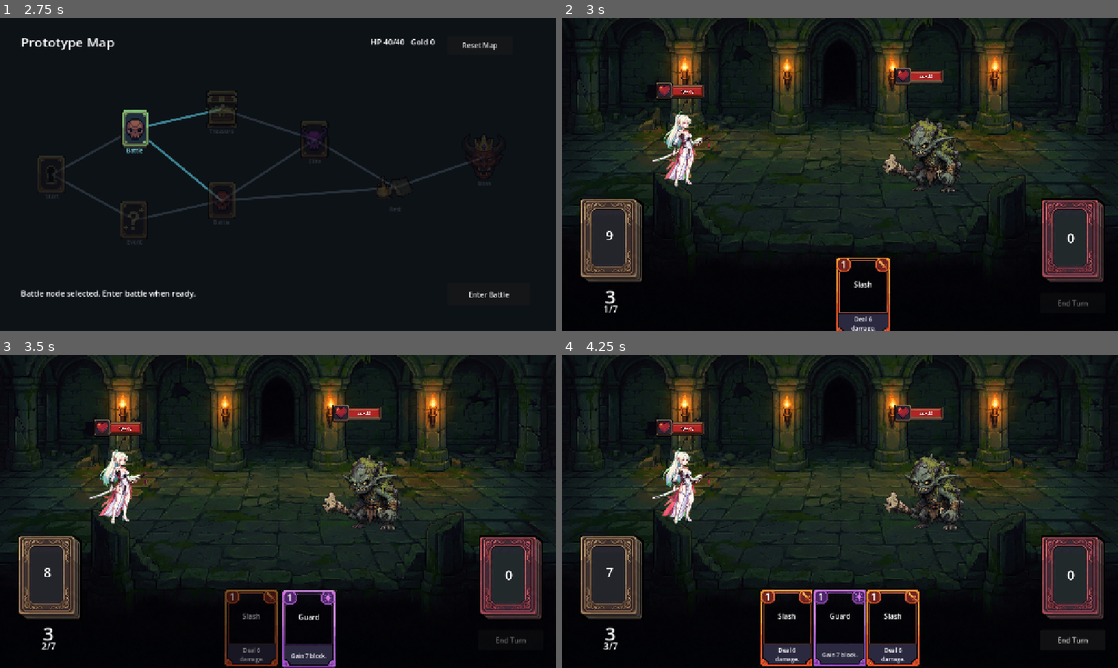
Above: before the commit, frames 1-4 (two rows, left to right).
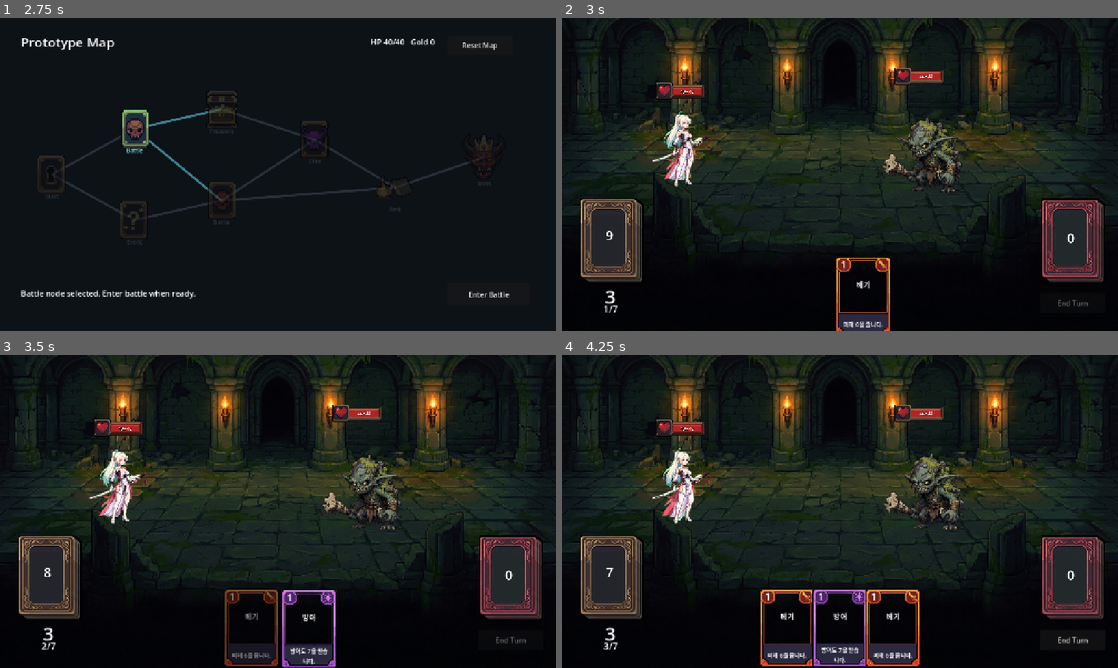
Above: after the commit, the same moments.

Repository: lbk0827/Project_A
Game: Godot game, scene res://scenes/map/map_screen.tscn
The game is run twice, just before and just after one commit, with the same random seed, the same clock (stepped at 60 frames per second) and the same inputs.
Inputs (mouse positions are in pixels of both pictures, inside the frame that each line leads up to):
- Up to frame 1 (2.75 s): click "Start" at 0.5 s; click "Start" at 1.25 s; click "Battle" at 2 s
- Up to frame 2 (3 s): click "Enter Battle" at 2.75 s
- Up to frame 3 (3.5 s): no input
- Up to frame 4 (4.25 s): tap Enter (ui_accept) at 3.5, 3.77 s; move the mouse to (962, 495) at 3.52 s; hold Right (ui_right) from 3.53 s (still down); click (962, 495) at 3.67 s

Frame 1 is identical in both runs. In frame 2, 0.2% of the frame differs, in the area x 50-58%, y 84-100%; in frame 3, 0.4%; in frame 4, 0.7%, in the area x 37-63%, y 82-99%.

Commit message:
전투 피드백과 카드 문구 개선
- 공격 적중 시 흰색 데미지 숫자가 자연스럽게 떠오르도록 연출을 추가했습니다.
- 플레이어와 몬스터가 실제 피해를 입을 때만 데미지 숫자가 표시되도록 전투 흐름에 연결했습니다.
- 카드 이름과 설명 문자열을 한국어로 변경하고 생성 JSON의 카드 문구도 함께 맞췄습니다.

Diff:
--- a/project-a/data/cards/Focus.tres
+++ b/project-a/data/cards/Focus.tres
@@ -5,9 +5,9 @@
 [resource]
 script = ExtResource("1_r1fvg")
 id = "focus"
-display_name = "Focus"
+display_name = "집중"
 cost = 0
-text = "Draw 1 card. Gain 1 energy."
+text = "카드 1장을 뽑고 에너지 1을 얻습니다."
 card_type = &"skill"
 requires_target = false
 amount = 1
--- a/project-a/data/cards/Guard.tres
+++ b/project-a/data/cards/Guard.tres
@@ -5,9 +5,9 @@
 [resource]
 script = ExtResource("1_sytyq")
 id = "guard"
-display_name = "Guard"
+display_name = "방어"
 cost = 1
-text = "Gain 7 block."
+text = "방어도 7을 얻습니다."
 card_type = &"skill"
 requires_target = false
 amount = 7
--- a/project-a/data/cards/HeavySlash.tres
+++ b/project-a/data/cards/HeavySlash.tres
@@ -5,9 +5,9 @@
 [resource]
 script = ExtResource("1_cufl3")
 id = "heavy_slash"
-display_name = "Heavy Slash"
+display_name = "강타"
 cost = 2
-text = "Deal 12 damage."
+text = "피해 12를 줍니다."
 card_type = &"attack"
 requires_target = true
 amount = 12
--- a/project-a/data/cards/Slash.tres
+++ b/project-a/data/cards/Slash.tres
@@ -5,9 +5,9 @@
 [resource]
 script = ExtResource("1_4mcsd")
 id = "slash"
-display_name = "Slash"
+display_name = "베기"
 cost = 1
-text = "Deal 6 damage."
+text = "피해 6을 줍니다."
 card_type = &"attack"
 requires_target = true
 amount = 6
--- a/project-a/data/generated/cards.json
+++ b/project-a/data/generated/cards.json
@@ -1,9 +1,9 @@
 [
 	{
 		"id": "slash",
-		"display_name": "Slash",
+		"display_name": "베기",
 		"cost": 1,
-		"text": "Deal 6 damage.",
+		"text": "피해 6을 줍니다.",
 		"card_type": "attack",
 		"requires_target": true,
 		"effects": [
@@ -16,9 +16,9 @@
 	},
 	{
 		"id": "guard",
-		"display_name": "Guard",
+		"display_name": "방어",
 		"cost": 1,
-		"text": "Gain 7 block.",
+		"text": "방어도 7을 얻습니다.",
 		"card_type": "skill",
 		"requires_target": false,
 		"effects": [
@@ -31,9 +31,9 @@
 	},
 	{
 		"id": "focus",
-		"display_name": "Focus",
+		"display_name": "집중",
 		"cost": 0,
-		"text": "Draw 1 card. Gain 1 energy.",
+		"text": "카드 1장을 뽑고 에너지 1을 얻습니다.",
 		"card_type": "skill",
 		"requires_target": false,
 		"effects": [
@@ -49,9 +49,9 @@
 	},
 	{
 		"id": "heavy_slash",
-		"display_name": "Heavy Slash",
+		"display_name": "강타",
 		"cost": 2,
-		"text": "Deal 12 damage.",
+		"text": "피해 12를 줍니다.",
 		"card_type": "attack",
 		"requires_target": true,
 		"effects": [
--- a/project-a/scenes/ui/cards/CardView.tscn
+++ b/project-a/scenes/ui/cards/CardView.tscn
@@ -47,7 +47,7 @@
 offset_right = 110.0
 offset_bottom = 78.0
 theme_override_font_sizes/font_size = 16
-text = "Slash"
+text = "베기"
 horizontal_alignment = 1
 vertical_alignment = 1
 autowrap_mode = 3
@@ -60,7 +60,7 @@
 offset_right = 112.0
 offset_bottom = 180.0
 theme_override_font_sizes/font_size = 13
-text = "Deal 6 damage."
+text = "피해 6을 줍니다."
 horizontal_alignment = 1
 vertical_alignment = 1
 autowrap_mode = 3
--- /dev/null
+++ b/project-a/scenes/vfx/floating_damage_text.tscn
@@ -0,0 +1,22 @@
+[gd_scene load_steps=2 format=3]
+
+[ext_resource type="Script" path="res://scripts/vfx/floating_damage_text.gd" id="1_te6us"]
+
+[node name="FloatingDamageText" type="Node2D"]
+z_index = 1000
+script = ExtResource("1_te6us")
+
+[node name="DamageLabel" type="Label" parent="." unique_id=1693401888]
+unique_name_in_owner = true
+offset_left = -80.0
+offset_top = -24.0
+offset_right = 80.0
+offset_bottom = 24.0
+theme_override_colors/font_color = Color(1, 1, 1, 1)
+theme_override_colors/font_shadow_color = Color(0, 0, 0, 0.85)
+theme_override_constants/shadow_offset_x = 3
+theme_override_constants/shadow_offset_y = 3
+theme_override_font_sizes/font_size = 34
+text = "0"
+horizontal_alignment = 1
+vertical_alignment = 1
--- a/project-a/scripts/core/ingame.gd
+++ b/project-a/scripts/core/ingame.gd
@@ -9,9 +9,12 @@
 const MONSTER_DROP_RADIUS := 90.0
 const BATTLE_UI_SCENE := preload("res://scenes/ui/battle_ui.tscn")
 const ENEMY_HP_BAR_SCENE := preload("res://scenes/ui/panel/gauge_hp.tscn")
+const FLOATING_DAMAGE_TEXT_SCENE := preload("res://scenes/vfx/floating_damage_text.tscn")
 const ENEMY_HP_BAR_SCALE := Vector2(0.28, 0.28)
 const COMBAT_HP_BAR_VISUAL_CENTER_OFFSET := Vector2(-18, 0)
 const PLAYER_HP_BAR_OFFSET := Vector2(0, -130)
+const PLAYER_DAMAGE_TEXT_OFFSET := Vector2(0, -104)
+const ENEMY_DAMAGE_TEXT_OFFSET := Vector2(0, -112)
 const CARD_VIEW_SCENE := preload("res://scenes/ui/cards/CardView.tscn")
 const CARD_HAND_SETTINGS := preload("res://scenes/ui/cards/CardHandSettings.tres")
 const PLAYER_STATS := preload("res://data/player/PlayerStats.tres")
@@ -349,6 +352,7 @@
 	if incoming > 0:
 		enemy_hp = max(0, enemy_hp - incoming)
 		_log("Enemy takes %d damage." % incoming)
+		_spawn_damage_number(monster, incoming, Color.WHITE, ENEMY_DAMAGE_TEXT_OFFSET)
 		damaged_enemy = true
 
 	if enemy_hp <= 0:
@@ -380,6 +384,7 @@
 	if incoming > 0:
 		player_hp = max(0, player_hp - incoming)
 		_log("You take %d damage." % incoming)
+		_spawn_damage_number(heroine, incoming, Color.WHITE, PLAYER_DAMAGE_TEXT_OFFSET)
 		_play_heroine_hit()
 
 	if heroine.has_method("update_hp_state"):
@@ -632,6 +637,15 @@
 	if is_instance_valid(enemy_hp_bar) and enemy_hp_bar.has_method("set_player_hp"):
 		enemy_hp_bar.call("set_player_hp", enemy_hp, monster_data.stats.max_hp)
 
+func _spawn_damage_number(target: Node2D, amount: int, color: Color, offset: Vector2):
+	if not is_instance_valid(target) or amount <= 0:
+		return
+	var damage_text := FLOATING_DAMAGE_TEXT_SCENE.instantiate()
+	add_child(damage_text)
+	damage_text.global_position = target.global_position + offset
+	if damage_text.has_method("show_damage"):
+		damage_text.call("show_damage", amount, color)
+
 func _on_card_drag_started(index: int):
 	selected_card_index = index
 	is_card_play_lifted = false
--- /dev/null
+++ b/project-a/scripts/vfx/floating_damage_text.gd
@@ -0,0 +1,21 @@
+extends Node2D
+
+const RISE_DISTANCE := 58.0
+const DRIFT_DISTANCE := 10.0
+const LIFETIME := 0.68
+
+@onready var damage_label: Label = %DamageLabel
+
+func show_damage(amount: int, color := Color.WHITE):
+	damage_label.text = str(amount)
+	damage_label.add_theme_color_override("font_color", color)
+	modulate = Color.WHITE
+	scale = Vector2(0.8, 0.8)
+
+	var drift := randf_range(-DRIFT_DISTANCE, DRIFT_DISTANCE)
+	var tween := create_tween()
+	tween.set_parallel(true)
+	tween.tween_property(self, "position", position + Vector2(drift, -RISE_DISTANCE), LIFETIME).set_trans(Tween.TRANS_CUBIC).set_ease(Tween.EASE_OUT)
+	tween.tween_property(self, "modulate:a", 0.0, LIFETIME * 0.75).set_delay(LIFETIME * 0.25)
+	tween.tween_property(self, "scale", Vector2(1.18, 1.18), 0.18).set_trans(Tween.TRANS_BACK).set_ease(Tween.EASE_OUT)
+	tween.chain().tween_callback(queue_free)
Not shown, added: project-a/scripts/vfx/floating_damage_text.gd.uid
